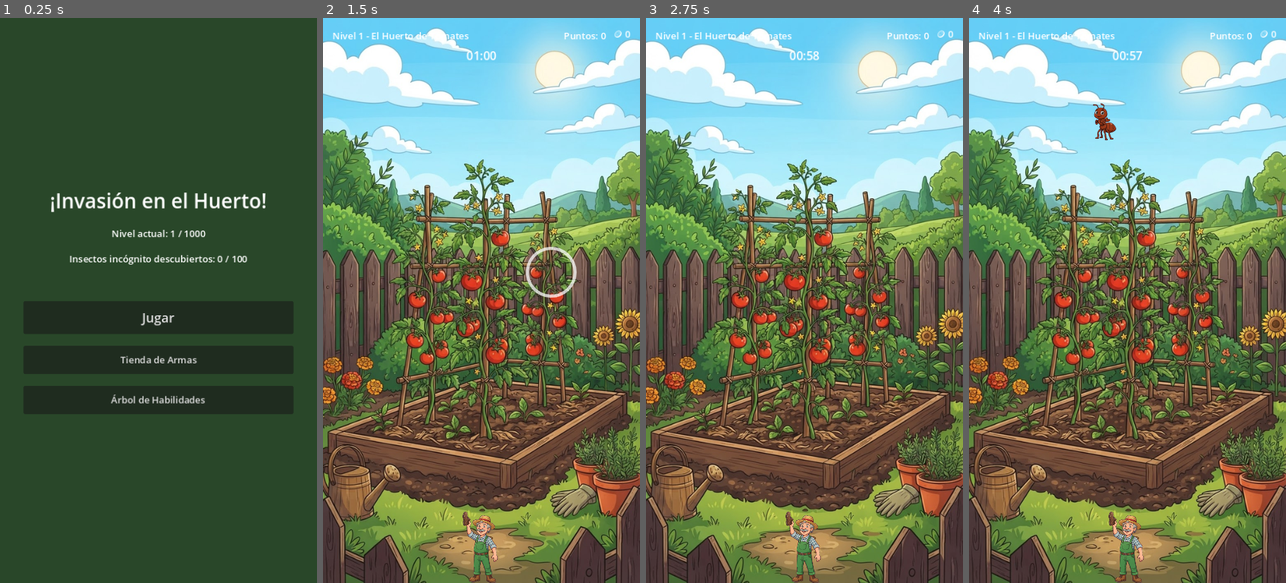
Above: before the commit, frames 1-4 (left to right).
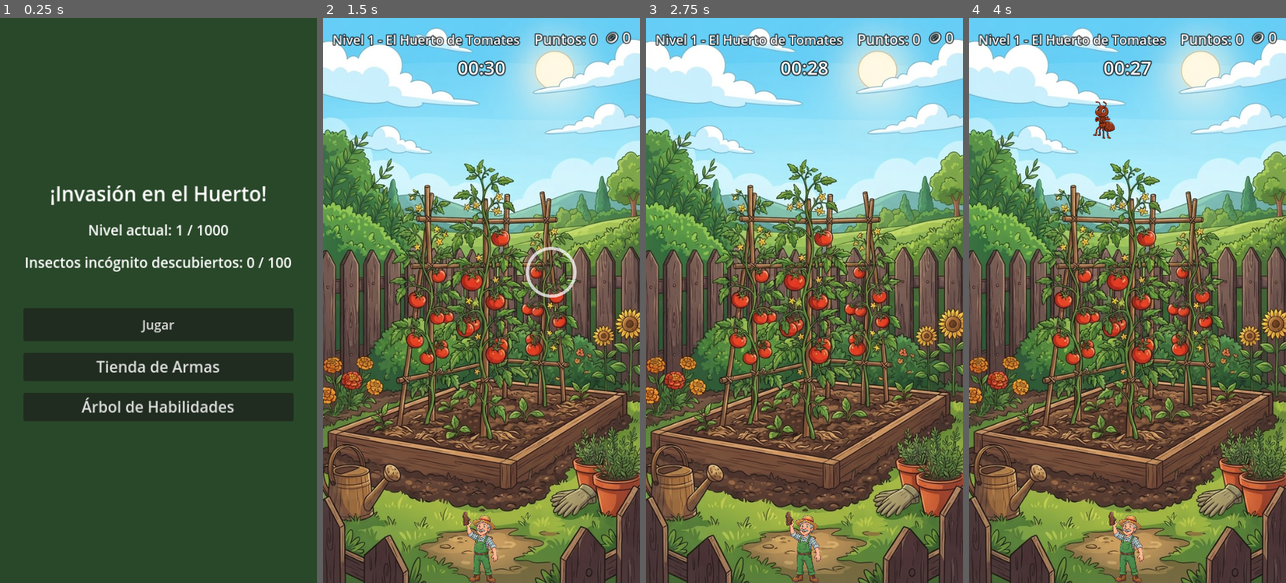
Above: after the commit, the same moments.

Repository: Nitanzw/Mikumemoria
Game: Godot game, scene res://scenes/menu/main_menu.tscn
The game is run twice, just before and just after one commit, with the same random seed, the same clock (stepped at 60 frames per second) and the same inputs.
Inputs (mouse positions are in pixels of both pictures, inside the frame that each line leads up to):
- Up to frame 1 (0.25 s): no input
- Up to frame 2 (1.5 s): click "Jugar" at 0.5 s; tap Enter at 1.25 s; move the mouse to (551, 272) at 1.27 s; click (551, 272) at 1.42 s
- Up to frame 3 (2.75 s): tap Space at 2 s; move the mouse to (741, 328) at 2.02 s; click (741, 328) at 2.17 s
- Up to frame 4 (4 s): move the mouse to (1159, 176) at 2.77 s; click (1159, 176) at 2.92 s; move the mouse to (1111, 413) at 3.52 s; click (1111, 413) at 3.67 s

The runs differ from the first frame. In frame 1, 10% of the frame differs, in the area x 7-93%, y 29-72%; in frame 2, 1.9%; in frame 3, 1.9%; in frame 4, 2.2%.

Commit message:
Arreglar orientación bloqueada, HUD chico y animar insectos
Bugs reales encontrados al fin poder correr/exportar el juego de verdad
(instalé Godot + Android SDK en este entorno para probarlo):

- La pantalla quedaba fija en horizontal en el APK aunque el proyecto
  pedía portrait: screen/orientation en export_presets.cfg no existe
  como opción en Godot 4.7 (se ignora en silencio), y el manifest de
  Android sale con screenOrientation="landscape" hardcodeado sin que el
  exportador lo reescriba. Esto probablemente explicaba también el
  reporte de "no hay menú/guardado" — con la UI en la orientación
  incorrecta los botones no eran clickeables donde parecían estar.
  Documentado el workaround completo (parchear manifest + compilar con
  Gradle directo) en el README, sección "Gotcha de exportación Android".
- HUD casi ilegible: se agrega un Theme global (assets/theme/default_theme.tres)
  con fuente base más grande para todo el juego, más contorno en los
  labels del HUD para que se lean sobre fondos con textura.
- Insectos sin animación: se agrega balanceo + rebote procedural en
  Insect._process() (sin necesitar sprite-sheets ni arte nuevo), también
  aplicado a MysteryBug/su silueta.
- Nivel de 30 segundos en vez de 60 (LevelManager + fallback en
  game_level.gd).

Se regenera dist/invasion_huerto_demo.apk con todos estos fixes: ahora
es un build release optimizado (Gradle shrinkea recursos), 38.9MB en vez
de los ~87MB anteriores, misma música incluida (menú + capítulo 1).

Diff:
--- /dev/null
+++ b/assets/theme/default_theme.tres
@@ -0,0 +1,6 @@
+[gd_resource type="Theme" format=3]
+
+[resource]
+default_font_size = 24
+Button/font_sizes/font_size = 26
+Label/font_sizes/font_size = 24
--- a/project.godot
+++ b/project.godot
@@ -15,6 +15,10 @@
 run/main_scene="res://scenes/menu/main_menu.tscn"
 config/features=PackedStringArray("4.3", "Mobile")
 config/icon="res://icon.png"
+
+[gui]
+
+theme/custom="res://assets/theme/default_theme.tres"
 
 [audio]
 
--- a/scenes/ui/hud.tscn
+++ b/scenes/ui/hud.tscn
@@ -28,28 +28,41 @@
 [node name="LevelLabel" type="Label" parent="Margin/VBox/TopRow"]
 layout_mode = 2
 size_flags_horizontal = 3
+theme_override_font_sizes/font_size = 22
+theme_override_constants/outline_size = 6
+theme_override_colors/font_outline_color = Color(0, 0, 0, 0.85)
 text = "Nivel 1 - El Huerto de Tomates"
 
 [node name="ScoreLabel" type="Label" parent="Margin/VBox/TopRow"]
 layout_mode = 2
 horizontal_alignment = 2
+theme_override_font_sizes/font_size = 24
+theme_override_constants/outline_size = 6
+theme_override_colors/font_outline_color = Color(0, 0, 0, 0.85)
 text = "Puntos: 0"
 
 [node name="CoinsLabel" type="Label" parent="Margin/VBox/TopRow"]
 layout_mode = 2
 horizontal_alignment = 2
+theme_override_font_sizes/font_size = 24
+theme_override_constants/outline_size = 6
+theme_override_colors/font_outline_color = Color(0, 0, 0, 0.85)
 text = "🪙 0"
 
 [node name="ComboLabel" type="Label" parent="Margin/VBox"]
 layout_mode = 2
 horizontal_alignment = 1
 visible = false
-theme_override_font_sizes/font_size = 22
+theme_override_font_sizes/font_size = 30
+theme_override_constants/outline_size = 7
+theme_override_colors/font_outline_color = Color(0, 0, 0, 0.85)
 theme_override_colors/font_color = Color(1, 0.8, 0.2, 1)
 text = "Combo x2"
 
 [node name="TimeLabel" type="Label" parent="Margin/VBox"]
 layout_mode = 2
 horizontal_alignment = 1
-theme_override_font_sizes/font_size = 20
+theme_override_font_sizes/font_size = 32
+theme_override_constants/outline_size = 7
+theme_override_colors/font_outline_color = Color(0, 0, 0, 0.85)
 text = "01:00"
--- a/scripts/core/game_level.gd
+++ b/scripts/core/game_level.gd
@@ -27,7 +27,7 @@
 	_play_chapter_music()
 	_setup_background()
 
-	time_remaining = float(level_config.get("time_limit", 60))
+	time_remaining = float(level_config.get("time_limit", 30))
 	hud.set_level_label(GameManager.current_level, level_config.get("chapter_name", ""))
 	hud.set_time(time_remaining)
 	hud.set_score(0)
--- a/scripts/core/insect.gd
+++ b/scripts/core/insect.gd
@@ -39,10 +39,26 @@
 var wander_timer: float = 1.0
 var lifetime_timer: float = LIFETIME
 
+# Animación procedural (sin sprite-sheet): balanceo + rebote que simula una
+# caminata. Fase aleatoria para que no todos los insectos se muevan en
+# sincro. Velocidad de la oscilación ligada a la velocidad real, así un
+# insecto en "burla" (más rápido) se ve más agitado.
+var _wiggle_phase: float = randf() * TAU
+const WIGGLE_ROTATION := 0.14
+const WIGGLE_BOB_PX := 3.0
+
 func _ready() -> void:
 	add_to_group("insects")
 	initialize_by_type()
 	randomize_direction()
+
+func _process(delta: float) -> void:
+	if is_dead or not sprite:
+		return
+	var wiggle_speed: float = 6.0 * clamp(speed / max(base_speed, 1.0), 0.5, 2.5)
+	_wiggle_phase += delta * wiggle_speed
+	sprite.rotation = sin(_wiggle_phase) * WIGGLE_ROTATION
+	sprite.position.y = -absf(sin(_wiggle_phase)) * WIGGLE_BOB_PX
 
 func initialize_by_type() -> void:
 	var data: Dictionary = INSECT_DATA.get(insect_type, INSECT_DATA["hormiga_obrera"])
--- a/scripts/core/level_manager.gd
+++ b/scripts/core/level_manager.gd
@@ -44,7 +44,7 @@
 		"background": chapter_config.get("background", ""),
 		"spawn_rate": chapter_config.get("spawn_rate", 2.0),
 		"enemy_speed_mult": chapter_config.get("enemy_speed_mult", 1.0),
-		"time_limit": 60,
+		"time_limit": 30,
 		"enemy_types": get_available_enemies(level),
 		"has_mystery_bug": has_mystery_bug(level),
 		"mystery_index": get_mystery_bug_index(level),
--- a/scripts/core/mystery_bug.gd
+++ b/scripts/core/mystery_bug.gd
@@ -60,6 +60,12 @@
 	randomize_direction()
 	_show_mystery_sprite()
 	_update_reveal_visuals()
+
+func _process(delta: float) -> void:
+	super._process(delta)
+	if mystery_sprite and sprite:
+		mystery_sprite.rotation = sprite.rotation
+		mystery_sprite.position.y = sprite.position.y
 
 func _physics_process(delta: float) -> void:
 	if is_dead or is_revealed:
Not shown, changed: export_presets.cfg
Not shown, changed: README.md
Not shown, changed: dist/README.md
Not shown, changed: dist/invasion_huerto_demo.apk
